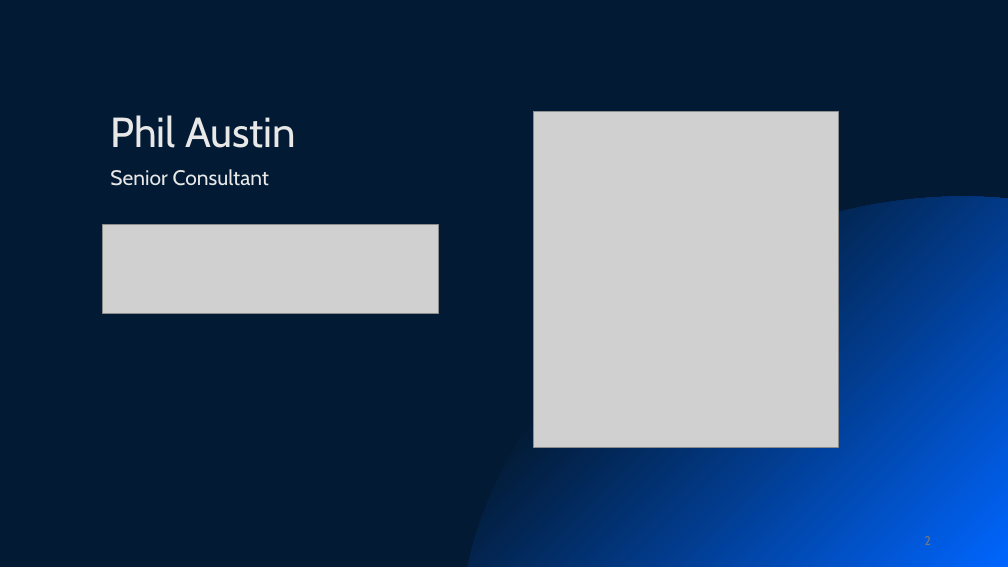
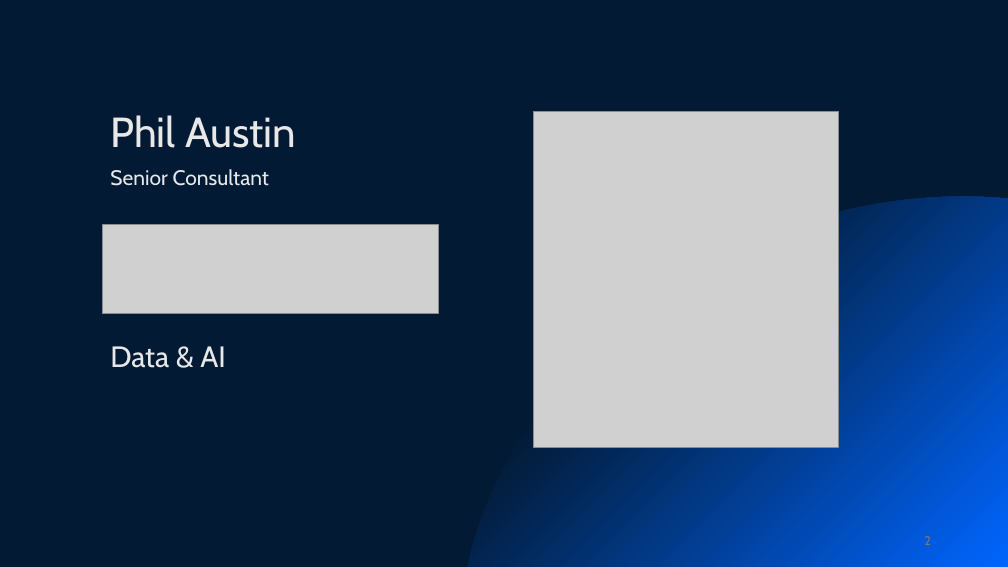
Before and after one commit to phil-a10/Talks, a slide deck: slide 2 of Data Engineering Using Free Tools/Learn Data Engineering For Free.pptx. Drawn at 1008x567 pixels with LibreOffice and Linux fonts; fonts in the diff are those of the drawing; grey boxes stand for pictures; background and template pictures are left out. Boxes give left, top, right and bottom in pixels: in the first picture for what was removed or moved away, otherwise in the second. Text is boxed around its words. In the diff, an @@ line names an element or a change of style, - is before the commit and + after.

```diff
--- a/Data Engineering Using Free Tools/Learn Data Engineering For Free.pptx
+++ b/Data Engineering Using Free Tools/Learn Data Engineering For Free.pptx
@@ text added at (110, 346, 226, 368), 28 pt, text #E8E8E8 @@
+Data & AI
```
Also in this commit, not shown: 9 other slides changed, 22 slides added, 15 slides removed, 3 other files.
